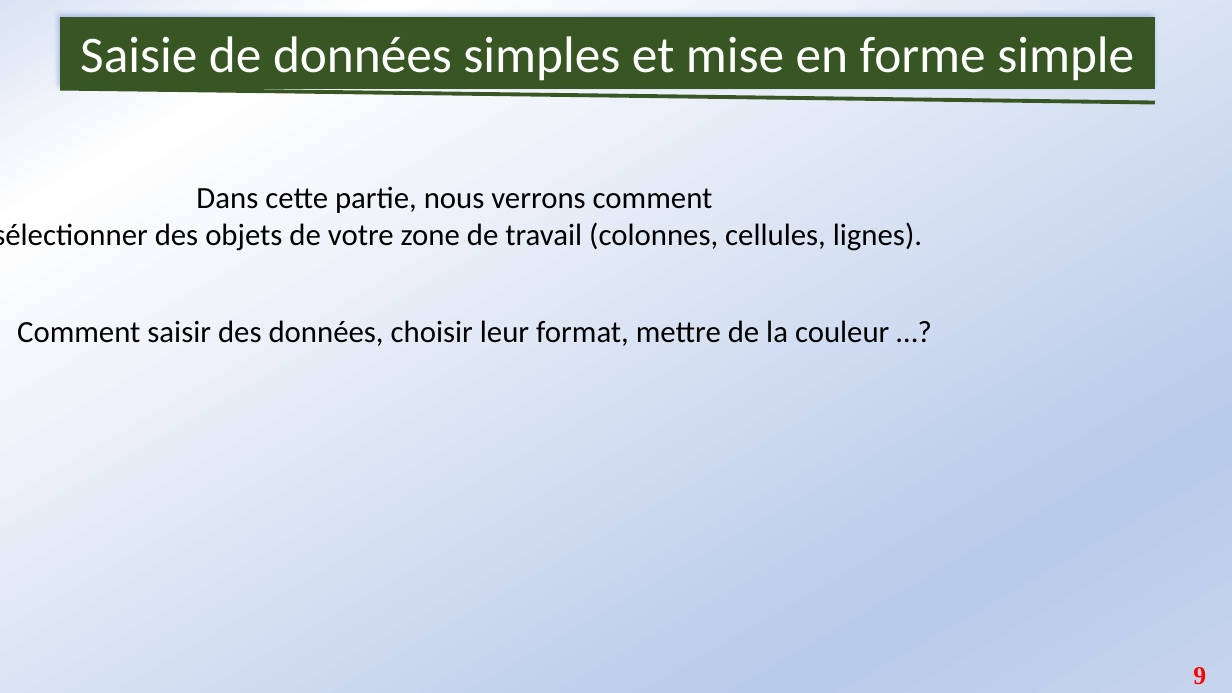
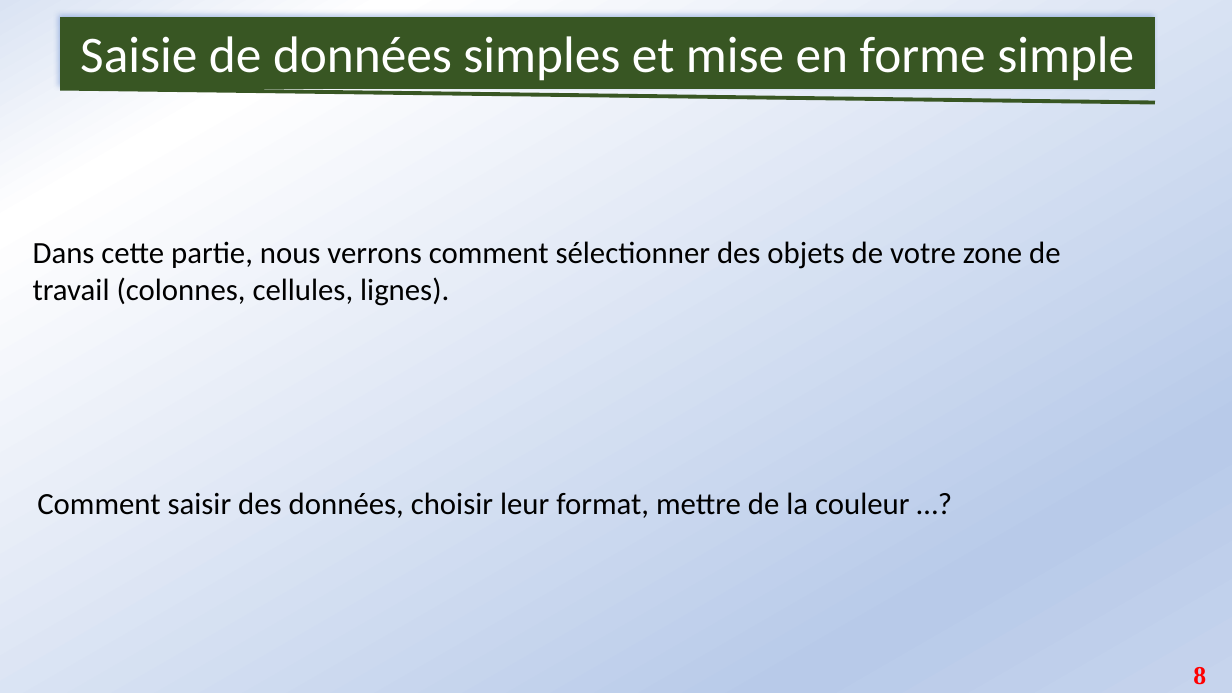
Before and after one commit to Abson-dev/Formation-Excel-IFDC, a slide deck: slide 8 of Cours/IFDC_1.pptx (slide 9 before the commit). Drawn at 1232x693 pixels with LibreOffice and Linux fonts; fonts in the diff are those of the drawing. Boxes give left, top, right and bottom in pixels: in the first picture for what was removed or moved away, otherwise in the second. Text is boxed around its words. In the diff, an @@ line names an element or a change of style, - is before the commit and + after.

```diff
--- a/Cours/IFDC_1.pptx
+++ b/Cours/IFDC_1.pptx
@@ text at (x1=33, y1=241, x2=1060, y2=306): text changed @@
-Dans cette partie, nous verrons comment
-sélectionner des objets de votre zone de travail (colonnes, cellules, lignes).
+Dans cette partie, nous verrons comment sélectionner des objets de votre zone de travail (colonnes, cellules, lignes).
@@ text "Comment saisir des données, choisir ..." moved from (x1=17, y1=320, x2=889, y2=346) to (x1=37, y1=492, x2=909, y2=518) @@
@@ page number at (x1=1193, y1=667, x2=1206, y2=685): text changed @@
-9
+8
```
Also in this commit, not shown: 4 other slides changed, 1 slide removed.
